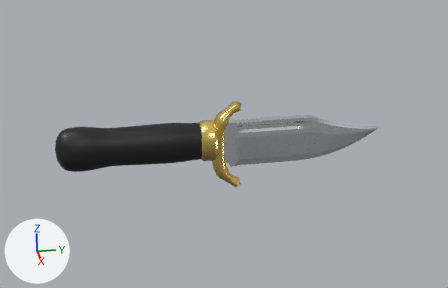
A saved change to the Blender file roblox-knife/Knife.blend.
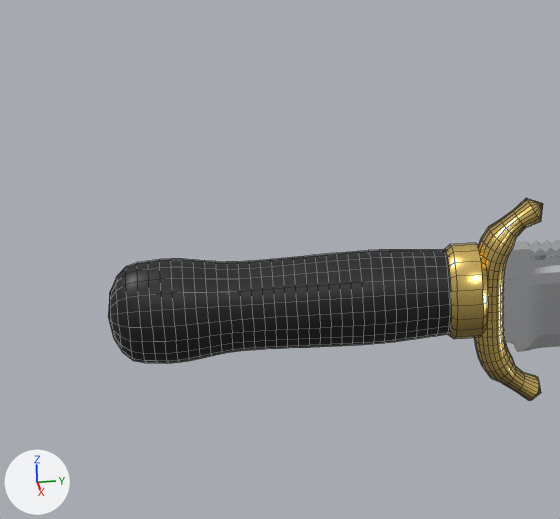
Each version appears first from the file's camera 'Camera', and next in a close-up on the part from 2% to 55% of the width and 6% to 83% of the height. Arrows for +X, +Y and +Z are at lower left; the lights stay in place. The older version's two pictures come first. The close-ups show mesh edges as thin lines.

In view in the first close-up: 'Blade', 'Guard', 'Handle'.
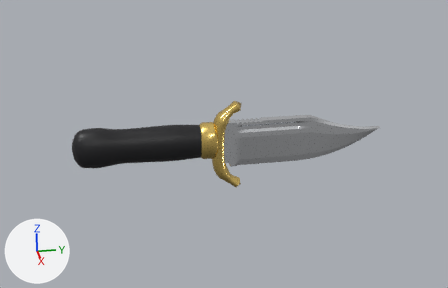
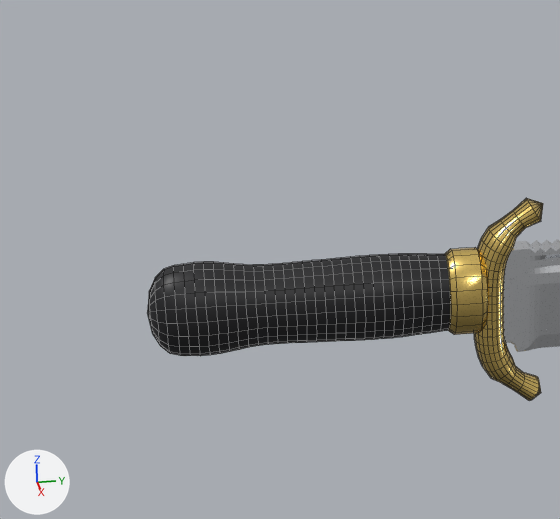
The change, as a diff of the scene's bpy script:
```diff
--- a/roblox-knife/Knife.blend.py
+++ b/roblox-knife/Knife.blend.py
@@ me_guard @@
 # used by ob_guard; parent = ob_knifemodel; location = (0.0, 0.0218, -0.055)
-me_guard.from_pydata(...)  # 542 vertices, 542 faces; spans x -0.13..0.13, y -0.172..0.172, z -0.382..0.382
+me_guard.from_pydata(...)  # 542 vertices, 542 faces; spans x -0.117..0.117, y -0.172..0.172, z -0.382..0.382
+# me_guard part 1: the loose piece of 80 vertices spanning x -0.13..0.13, y -0.172..-0.042, z -0.118..0.228 is scaled about its middle by (0.9, 1, 0.9)
+# me_guard part 2: edges marked sharp go from 104 to 96
 me_guard.materials.append(mat_guardgold)
@@ me_handle @@
 # used by ob_handle; parent = ob_knifemodel; location = (0.0, -0.696, 0.0)
-me_handle.from_pydata(...)  # 681 vertices, 681 faces; spans x -0.129..0.129, y -0.616..0.616, z -0.186..0.186
+me_handle.from_pydata(...)  # 681 vertices, 681 faces; spans x -0.116..0.116, y -0.551..0.551, z -0.168..0.168
+# me_handle part 3: the whole mesh is scaled about its middle by (0.9, 0.893, 0.9)
 me_handle.materials.append(mat_gripblack)
@@ ob_handle @@
 ob_handle.parent = ob_knifemodel
-ob_handle.location = (0.0, -0.696, 0.0)
+ob_handle.location = (0.0, -0.631, 0.0)
```

What differs and where, as boxes (x1, y1, x2, y2) in the close-ups (560 x 519 px; the box of a moved part takes in the faces that stretch with it):
'Handle', moved, rescaled (11% narrower, 10% shorter): before (108, 250, 451, 363); after (147, 254, 451, 356)
'Guard', reshaped: before (444, 198, 543, 400); after (445, 198, 543, 400)
part 1 of me_guard, moved or reshaped: before (444, 243, 488, 339); after (445, 247, 488, 335)
part 2 of me_guard, shading changed: (446, 242, 492, 341) in both
